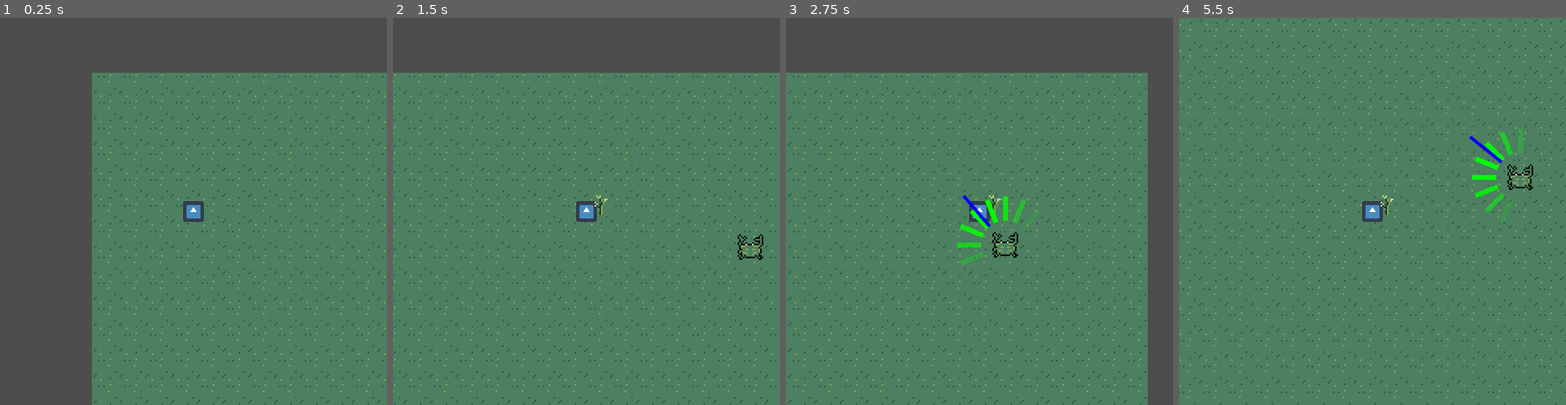
Above: before the commit, frames 1-4 (left to right).
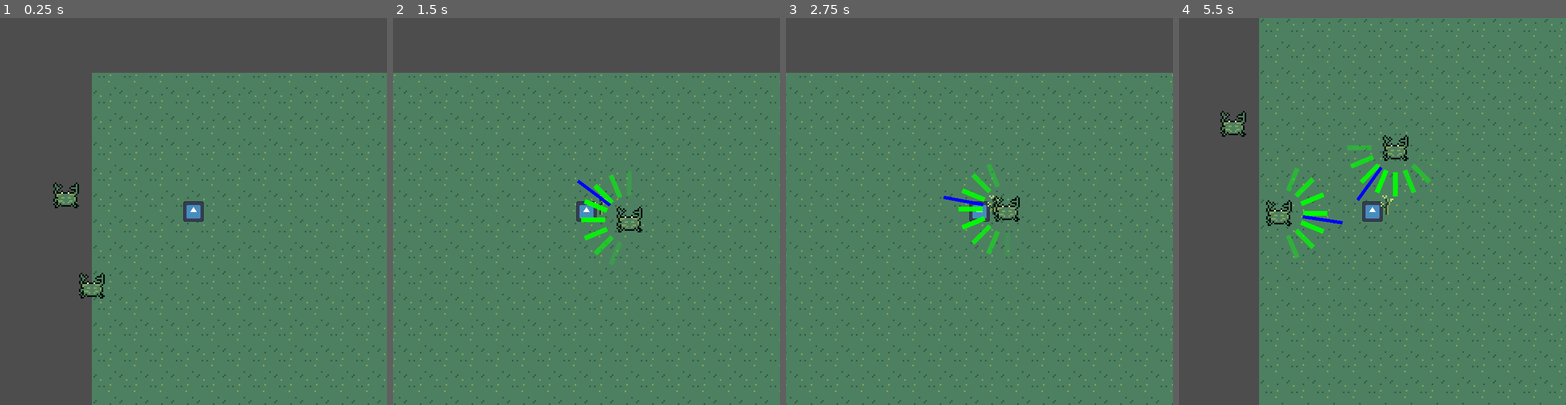
Above: after the commit, the same moments.

Repository: michaelwiest/godot-noah-game
Game: Godot game, scene res://scenes/main.tscn
Two runs of this game, one before a commit and one after it. Both use one fixed random seed, a clock stepped at 60 frames per second and the inputs below. The engine's default icon, where the game draws it, is replaced by a stand-in: a white triangle on a blue panel in a dark square.
Inputs (mouse positions are in pixels of both pictures, inside the frame that each line leads up to):
- Up to frame 1 (0.25 s): no input
- Up to frame 2 (1.5 s): tap Enter (ui_accept) at 0.5, 0.77 s; move the mouse to (671, 192) at 0.52 s; hold Right (ui_right) 0.53-1.25 s; click (671, 192) at 0.67 s; drag from (509, 230) to (586, 211) at 1.27 s
- Up to frame 3 (2.75 s): move the mouse to (1018, 126) at 2.02 s; hold Right (ui_right) from 2.03 s (still down)
- Up to frame 4 (5.5 s): release Right (ui_right) at 2.75 s; drag from (1353, 288) to (1256, 153) at 2.77 s; move the mouse to (1488, 269) at 3.52 s; hold Left (ui_left) 3.53-4.25 s; tap Enter (ui_accept) at 3.77 s; drag from (1256, 153) to (1314, 114) at 4.27 s; move the mouse to (1391, 211) at 5.02 s; hold Down (ui_down) from 5.03 s (still down); click (1391, 211) at 5.17 s

The runs differ from the first frame. In frame 1, 0.5% of the frame differs, in the area x 13-28%, y 42-73%; in frame 2, 1.1%; in frame 3, 13%; in frame 4, 28%, in the area x 0-100%, y 0-100%.

Commit message:
removed hacked crab speed

Diff:
--- a/game/scenes/main.tscn
+++ b/game/scenes/main.tscn
@@ -46,7 +46,7 @@
 position = Vector2(9, -3)
 
 [node name="Crab" parent="." instance=ExtResource("6_npkop")]
-position = Vector2(96, -32)
+position = Vector2(40, -40)
 
 [node name="Sprite2D" parent="Crab" index="0"]
 material = SubResource("ShaderMaterial_8llaa")
@@ -55,8 +55,18 @@
 [node name="TargetComputer" parent="Crab" index="7"]
 n_candidates = 16
 
+[node name="Crab3" parent="." instance=ExtResource("6_npkop")]
+position = Vector2(-152, -8)
+
+[node name="Sprite2D" parent="Crab3" index="0"]
+material = SubResource("ShaderMaterial_8llaa")
+use_parent_material = true
+
+[node name="TargetComputer" parent="Crab3" index="7"]
+n_candidates = 16
+
 [node name="Crab2" parent="." instance=ExtResource("6_npkop")]
-position = Vector2(-136, 120)
+position = Vector2(-168, -64)
 
 [node name="Sprite2D" parent="Crab2" index="0"]
 material = SubResource("ShaderMaterial_8llaa")
@@ -73,6 +83,11 @@
 [editable path="Crab/TargetComputer"]
 [editable path="Crab/TargetComputer/AvoidDetector"]
 [editable path="Crab/TargetComputer/TargetDetector"]
+[editable path="Crab3"]
+[editable path="Crab3/hurtbox"]
+[editable path="Crab3/TargetComputer"]
+[editable path="Crab3/TargetComputer/AvoidDetector"]
+[editable path="Crab3/TargetComputer/TargetDetector"]
 [editable path="Crab2"]
 [editable path="Crab2/hurtbox"]
 [editable path="Crab2/TargetComputer"]
--- a/game/scripts/enemies/Enemy.gd
+++ b/game/scripts/enemies/Enemy.gd
@@ -22,6 +22,6 @@
 	if target_direction != Vector2.ZERO:
 		at_destination(delta)
 		target_position = global_position + target_direction * 50
-		velocity = velocity.move_toward(target_direction * Vector2(30, 5),
+		velocity = velocity.move_toward(target_direction * max_speed,
 										acceleration)
 	move_and_slide()
